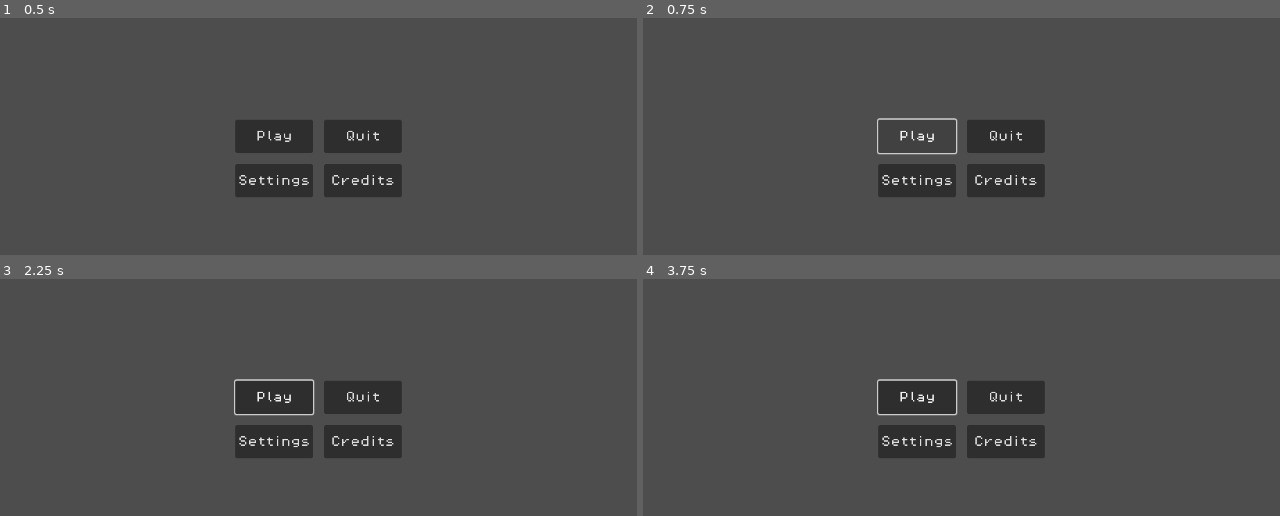
Above: before the commit, frames 1-4 (two rows, left to right).
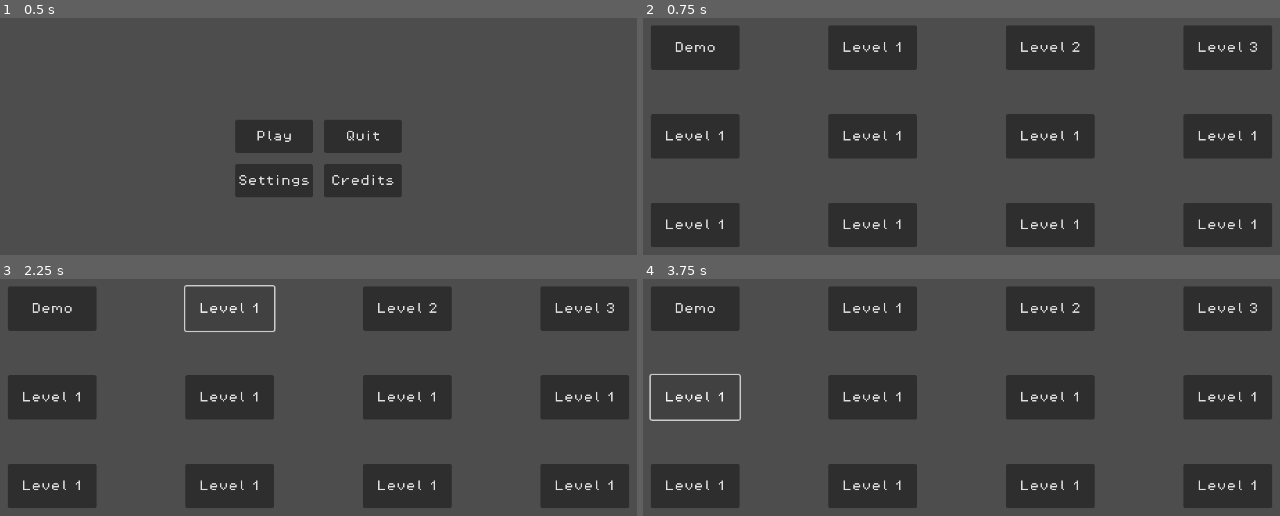
Above: after the commit, the same moments.

Repository: Bwgga/Overleaf
Game: Godot game, scene res://scenes/main_page.tscn
Two runs of this game, one before a commit and one after it. Both use one fixed random seed, a clock stepped at 60 frames per second and the inputs below.
Inputs (mouse positions are in pixels of both pictures, inside the frame that each line leads up to):
- Up to frame 1 (0.5 s): no input
- Up to frame 2 (0.75 s): click "Play" at 0.5 s
- Up to frame 3 (2.25 s): click (273, 397) at 1.25 s, where only the run before the commit has a clickable "Play"; click (229, 309) at 2 s, where only the run after the commit has a clickable "Level 1"
- Up to frame 4 (3.75 s): click (872, 309) at 2.75 s, where only the run after the commit has a clickable "Level 1"; click (693, 397) at 3.5 s, where only the run after the commit has a clickable "Level 1"

Frame 1 is identical in both runs. In frame 2, 33% of the frame differs, in the area x 1-99%, y 3-97%; in frame 3, 32%; in frame 4, 32%.

Commit message:
play button code

Diff:
--- a/scenes/main_page.tscn
+++ b/scenes/main_page.tscn
@@ -41,4 +41,5 @@
 text = "Credits
 "
 
+[connection signal="pressed" from="Play" to="." method="_on_play_pressed"]
 [connection signal="pressed" from="Quit" to="." method="_on_quit_pressed"]
--- a/scripts/main_page.gd
+++ b/scripts/main_page.gd
@@ -2,7 +2,8 @@
 
 
 # Play button
-
+func _on_play_pressed():
+	get_tree().change_scene_to_file("res://scenes/levels_page.tscn")
 
 # Quit button
 func _on_quit_pressed():
